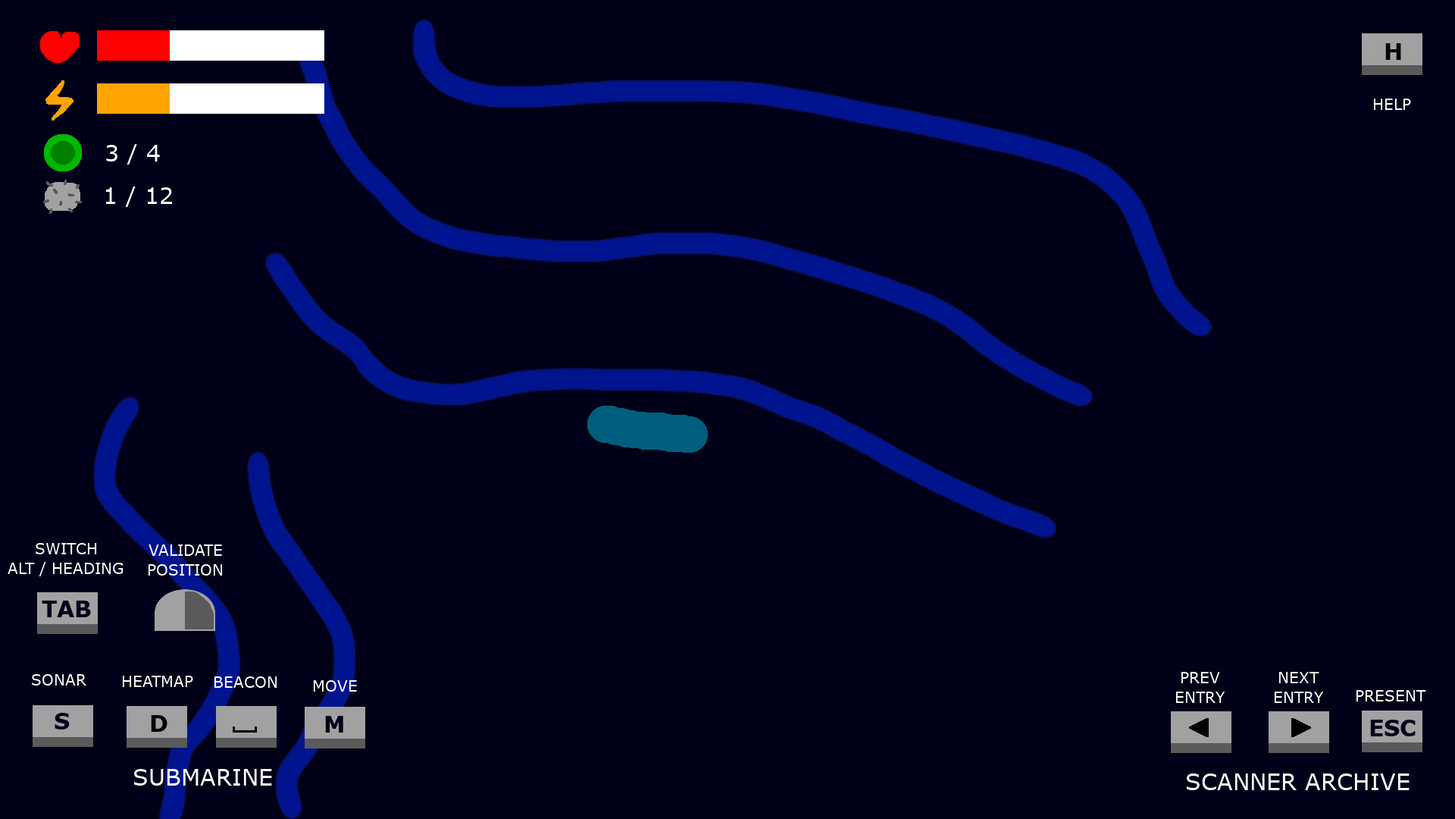
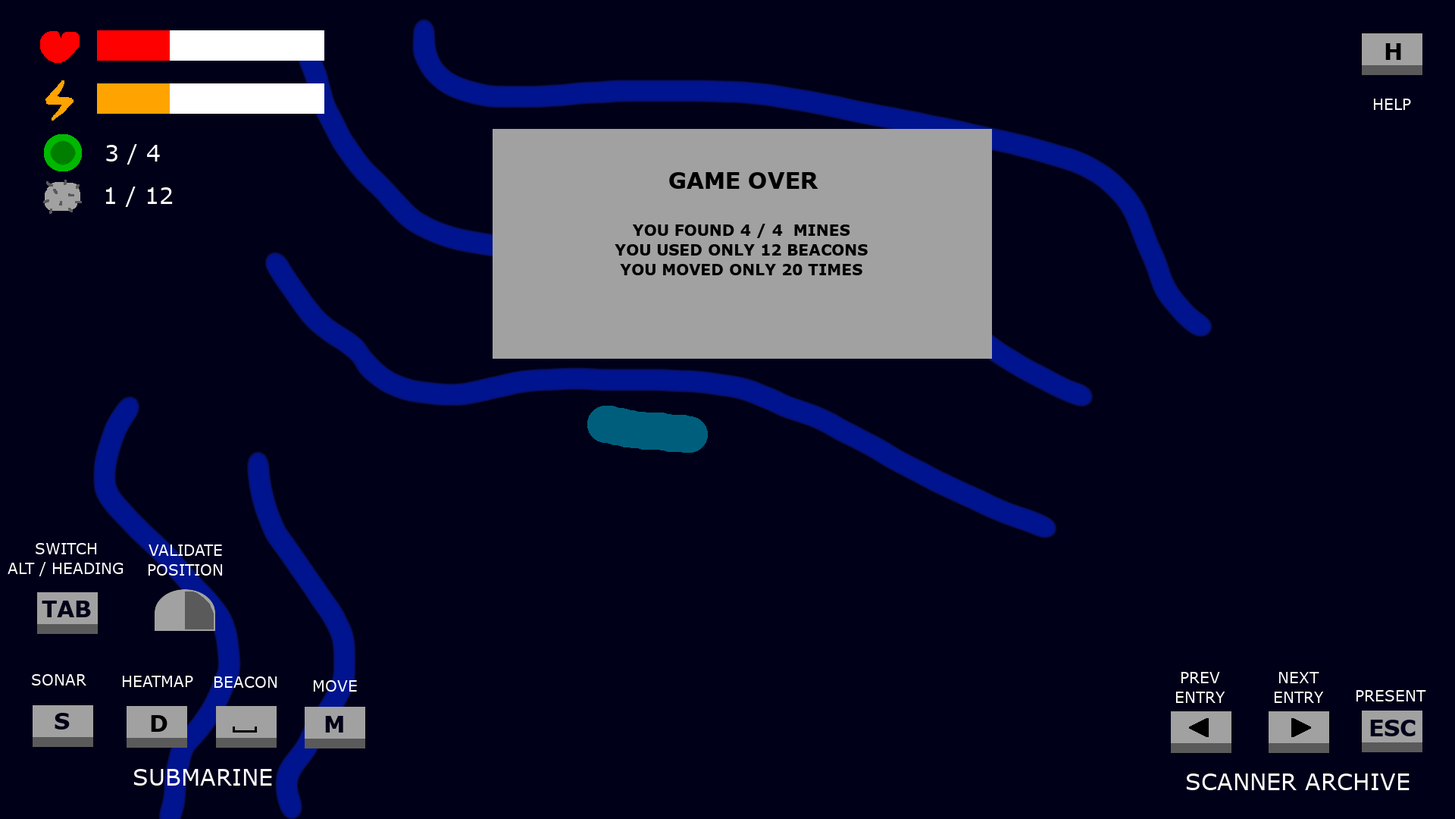
Comparing the layer stacks of the two w=1455, h=819 images. Changes:
added group "Copie de GameOver" with 3 layers above "CONGRATS" over left=492, top=128, right=993, bottom=359
added layer "YOU FOUND 4 / 4 MINES ... #1" in group "Copie de GameOver" over left=614, top=223, right=868, bottom=276
added layer "GAME OVER" in group "Copie de GameOver" over left=669, top=172, right=819, bottom=189
added layer "Calque #3" in group "Copie de GameOver" over left=492, top=128, right=993, bottom=359
added group "CONGRATS" with 3 layers above "Help" over left=492, top=128, right=993, bottom=359
added layer "YOU FOUND 4 / 4 MINES ..." in group "CONGRATS" over left=615, top=223, right=869, bottom=276
added layer "CONGRATULATIONS" in group "CONGRATS" over left=615, top=171, right=870, bottom=188
added layer "Calque #2" in group "CONGRATS" over left=492, top=128, right=993, bottom=359
